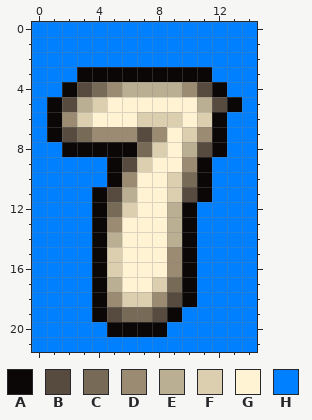
Pixel-art sprite -- src/client/gui/data/7.png. That is the earlier state.
The file is 15x22 pixels.
Palette (. is transparent): A #0b0707  B #574b3f  C #776b57  D #9b8b73  E #bbaf93  F #dbcfaf  G #fff3d3  H #0080ff
Pixels before, first column x 0:
 0 HHHHHHHHHHHHHHH
 1 HHHHHHHHHHHHHHH
 2 HHHHHHHHHHHHHHH
 3 HHHAAAAAAAAAHHH
 4 HHABCDEEEEDBAHH
 5 HABEFGGGGGGEBAH
 6 HADFGGGFFFGFAHH
 7 HABCDDDBDGFDAHH
 8 HHAAAAACFGEBAHH
 9 HHHHHABFGGDAHHH
10 HHHHHADGGFCAHHH
11 HHHHABEGGFBAHHH
12 HHHHACFGGEAHHHH
13 HHHHADGGGEAHHHH
14 HHHHAEGGGEAHHHH
15 HHHHAFGGGDAHHHH
16 HHHHAFGGGDAHHHH
17 HHHHAEGGFCAHHHH
18 HHHHADFFDBAHHHH
19 HHHHABCCBAHHHHH
20 HHHHHAAAAHHHHHH
21 HHHHHHHHHHHHHHH
New version:
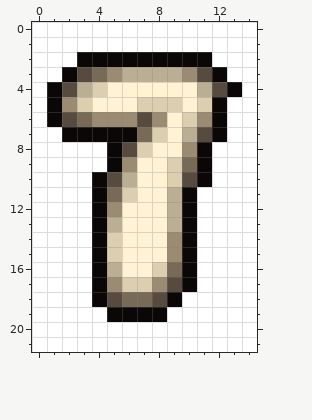
The exact change:
Colour H changes from #0080ff to #ffffff.
Colour B gives way to colour A in row 5 at x 12; in row 7 at x 2; in row 8 at x 11; in row 11 at x 10; in row 18 at x 9; in row 19 at x 5 and 8.
Colour C gives way to colour A in row 7 at x 3; in row 19 at x 6 to 7.
Colour D gives way to colour A in row 7 at x 4 to 6.
Colour H gives way to colour A in row 2 at x 3 to 11; in row 3 at x 2 and 12; in row 4 at x 1 and 13; in row 10 at x 4.
Colour A gives way to colour B in row 3 at x 3 and 11; in row 4 at x 2 and 12; in row 8 at x 6; in row 10 at x 5.
Colour C gives way to colour B in row 10 at x 10; in row 17 at x 9.
Colour D gives way to colour B in row 6 at x 2; in row 7 at x 11; in row 18 at x 5 and 8.
Colour F gives way to colour B in row 6 at x 7.
Colour A gives way to colour C in row 3 at x 4.
Colour B gives way to colour C in row 7 at x 7; in row 11 at x 5.
Colour D gives way to colour C in row 9 at x 10; in row 16 at x 9.
Colour F gives way to colour C in row 6 at x 3; in row 18 at x 6 to 7.
Colour A gives way to colour D in row 3 at x 5 and 10.
Colour B gives way to colour D in row 5 at x 2; in row 9 at x 6.
Colour C gives way to colour D in row 12 at x 5.
Colour E gives way to colour D in row 8 at x 10; in row 14 at x 9; in row 17 at x 5.
Colour F gives way to colour D in row 6 at x 8 and 11; in row 17 at x 8.
Colour G gives way to colour D in row 6 at x 4 to 6.
Colour A gives way to colour E in row 3 at x 6 to 9.
Colour B gives way to colour E in row 4 at x 3 and 11.
Colour D gives way to colour E in row 10 at x 6; in row 13 at x 5.
Colour F gives way to colour E in row 7 at x 10; in row 11 at x 9; in row 16 at x 5.
Colour C gives way to colour F in row 4 at x 4; in row 8 at x 7.
Colour D gives way to colour F in row 7 at x 8.
Colour E gives way to colour F in row 5 at x 3 and 11; in row 11 at x 6; in row 14 at x 5.
Colour G gives way to colour F in row 5 at x 7 to 9; in row 6 at x 10; in row 9 at x 9; in row 16 at x 8; in row 17 at x 6 to 7.
Colour D gives way to colour G in row 4 at x 5 and 10.
Colour E gives way to colour G in row 4 at x 6 to 9.
Colour F gives way to colour G in row 5 at x 4; in row 6 at x 9; in row 8 at x 8; in row 9 at x 7; in row 12 at x 6.
Colour A gives way to colour H in row 5 at x 13; in row 7 at x 1; in row 8 at x 2 to 4 and 12; in row 11 at x 11; in row 18 at x 10; in row 19 at x 4 and 9.
Colour A gives way to colour H in row 20 at x 5 to 8.
Where, in picture pixels (left, top, right, bottom), the same in both pictures:
changed: (32, 22, 257, 352)
